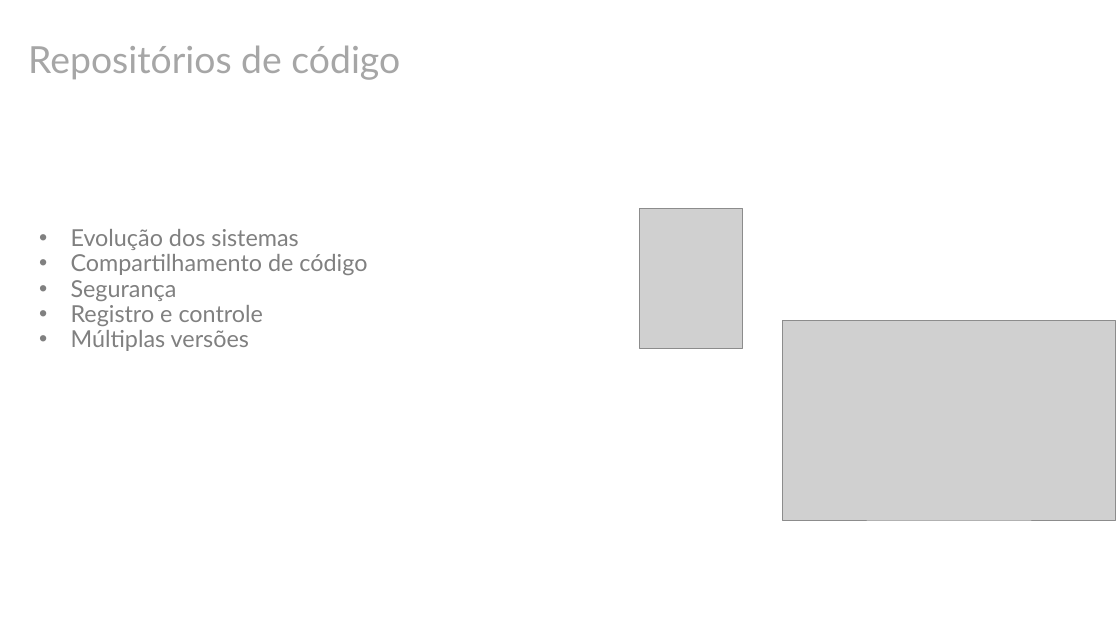
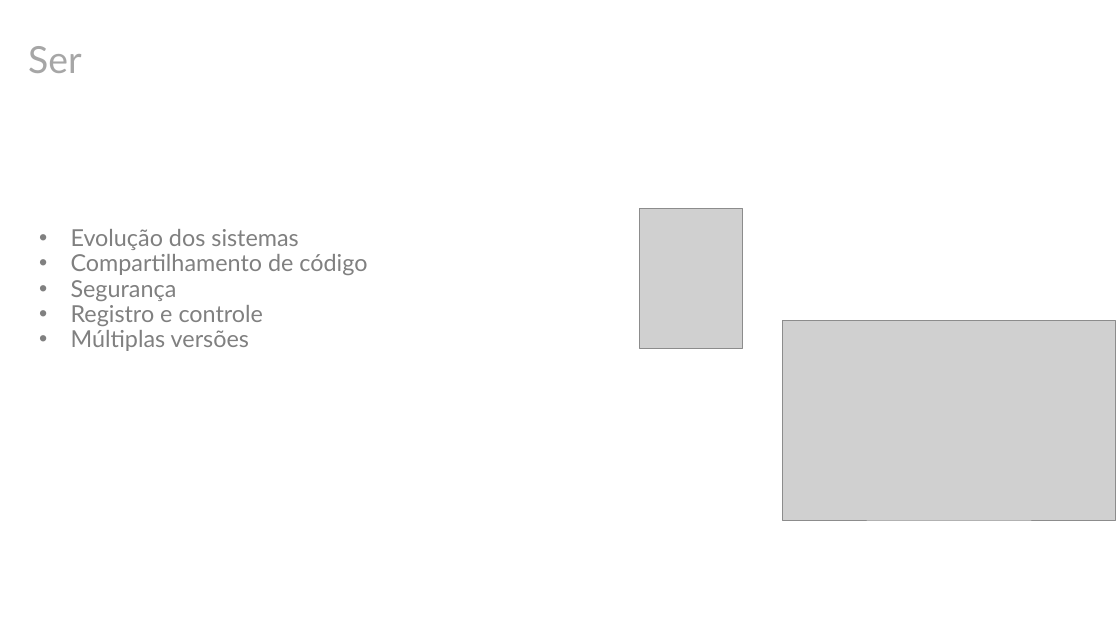
Before and after one commit to yunoguthi/testeCursoGit, a slide deck: slide 8 of git.pptx (slide 7 before the commit). Drawn at 1120x630 pixels with LibreOffice and Linux fonts; fonts in the diff are those of the drawing; grey boxes stand for pictures; background and template pictures are left out. Boxes give left, top, right and bottom in pixels: in the first picture for what was removed or moved away, otherwise in the second. Text is boxed around its words. In the diff, an @@ line names an element or a change of style, - is before the commit and + after.

```diff
--- a/git.pptx
+++ b/git.pptx
@@ text at [28, 46, 81, 73]: text changed @@
-Repositórios de código
+Ser
```
Also in this commit, not shown: 2 slides added, 1 slide removed, 3 other files.
